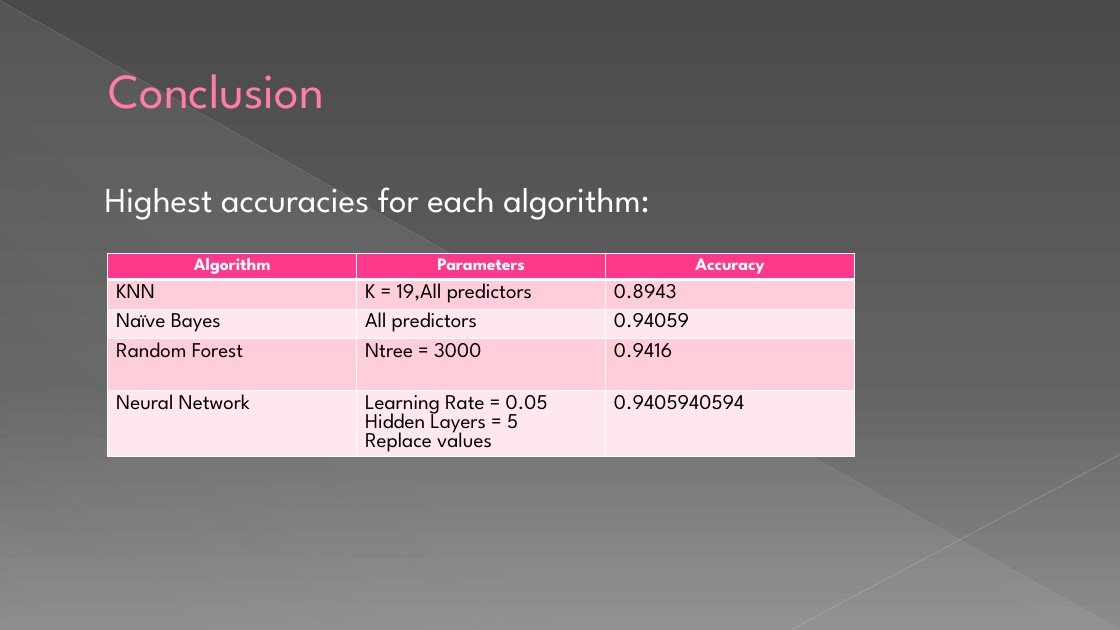
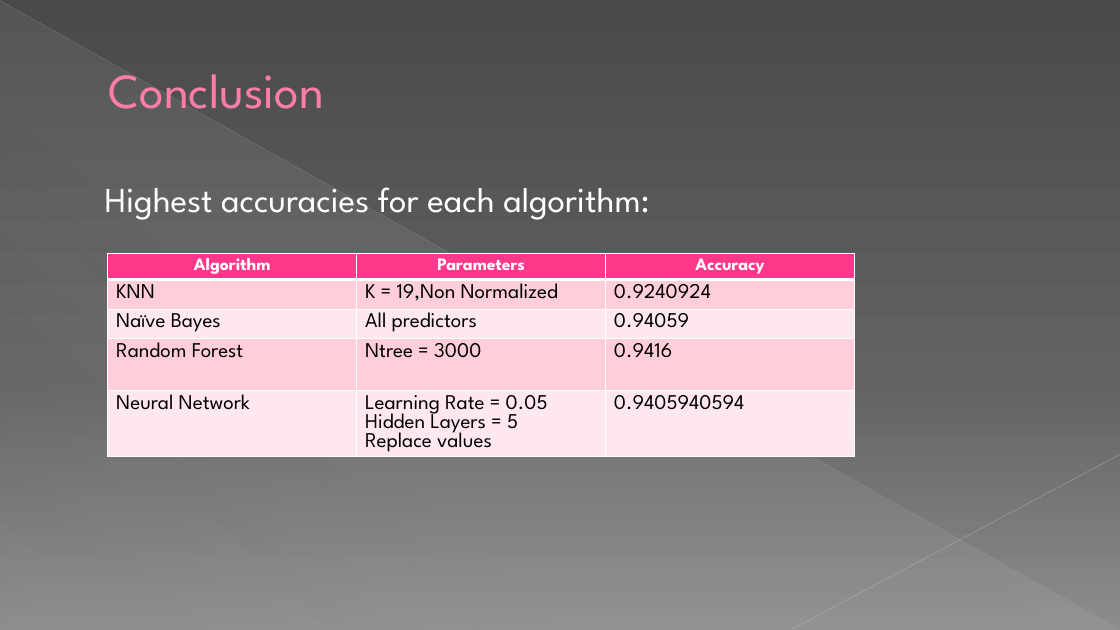
Before and after one commit to dhavalaM/CS513-Project, a slide deck: slide 38 of Presentation_YPS.pptx. Drawn at 1120x630 pixels with LibreOffice and Linux fonts; fonts in the diff are those of the drawing. Boxes give left, top, right and bottom in pixels: in the first picture for what was removed or moved away, otherwise in the second. Text is boxed around its words. In the diff, an @@ line names an element or a change of style, - is before the commit and + after.

```diff
--- a/Presentation_YPS.pptx
+++ b/Presentation_YPS.pptx
@@ table at [108,254,854,486] @@
-row 2, column 2: K = 19,All predictors
+row 2, column 2: K = 19,Non Normalized
-row 2, column 3: 0.8943
+row 2, column 3: 0.9240924
```
